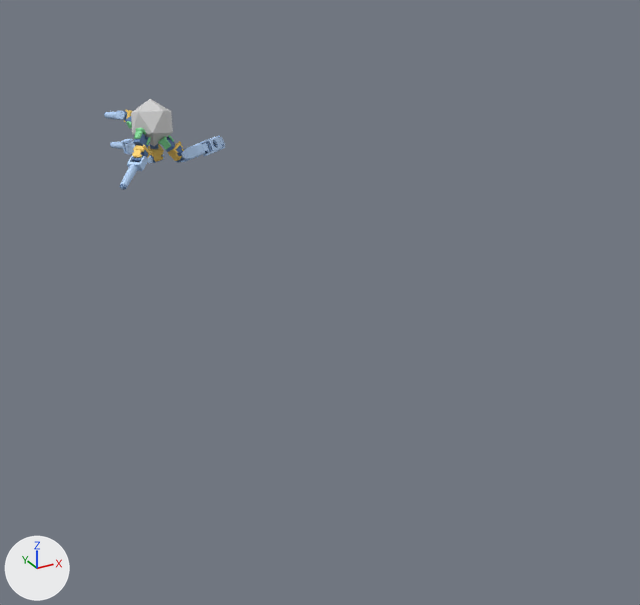
What one commit did to the glTF model models/g0_4422_1_fab.glb.
Camera for both pictures: a 50 mm camera at (-1.19, -2.78, 0.85) aimed at (-0.16, -0.91, -0.08). The axes (+X, +Y, +Z) are drawn at lower left. The lights are the same throughout. The first picture is the older version. Both versions are drawn at frame 428 of the action 'rough30'; the numbers are the values there.

Script lines for the objects in view, before the commit:
```python
ob_body = bpy.data.objects.new('body', None)
ob_body.parent = ob_mujoco_world_zup_to_yup
ob_body.location = (-0.238, -0.198, 0.149)
ob_body.rotation_euler = (0.139, 2.977, -0.943)  # degrees (8, 171, -54)
ob_geom_0 = bpy.data.objects.new('geom_0', me_mesh_0)
ob_geom_0.parent = ob_body
ob_geom_0.location = (0.0, 0.0, 0.0)
ob_leg_0 = bpy.data.objects.new('leg_0', None)
ob_leg_0.parent = ob_mujoco_world_zup_to_yup
ob_leg_0.location = (-0.229, -0.14, 0.174)
ob_leg_0.rotation_euler = (-0.402, 0.0651, 2.955)  # degrees (-23, 3.7, 169)
ob_leg_1 = bpy.data.objects.new('leg_1', None)
ob_leg_1.parent = ob_mujoco_world_zup_to_yup
ob_leg_1.location = (-0.203, -0.146, 0.138)
ob_leg_1.rotation_euler = (0.339, -0.976, 2.257)  # degrees (19, -56, 129)
ob_leg_2 = bpy.data.objects.new('leg_2', None)
ob_leg_2.parent = ob_mujoco_world_zup_to_yup
ob_leg_2.location = (-0.256, -0.198, 0.211)
ob_leg_2.rotation_euler = (-1.488, 0.266, -2.829)  # degrees (-85, 15, -162)
ob_seg_0_1 = bpy.data.objects.new('seg_0_1', None)
ob_seg_0_1.parent = ob_mujoco_world_zup_to_yup
ob_seg_0_1.location = (-0.216, -0.0593, 0.209)
ob_seg_0_1.rotation_euler = (-1.625, 0.0652, 2.955)  # degrees (-93, 3.7, 169)
ob_seg_0_2 = bpy.data.objects.new('seg_0_2', None)
ob_seg_0_2.parent = ob_mujoco_world_zup_to_yup
ob_seg_0_2.location = (-0.225, -0.0642, 0.329)
ob_seg_0_2.rotation_euler = (-1.487, 0.0652, 2.955)  # degrees (-85, 3.7, 169)
ob_seg_0_3 = bpy.data.objects.new('seg_0_3', None)
ob_seg_0_3.parent = ob_mujoco_world_zup_to_yup
ob_seg_0_3.location = (-0.231, -0.053, 0.448)
ob_seg_0_3.rotation_euler = (-1.263, -0.0841, -1.763)  # degrees (-72, -4.8, -101)
ob_seg_2_1 = bpy.data.objects.new('seg_2_1', None)
ob_seg_2_1.parent = ob_mujoco_world_zup_to_yup
ob_seg_2_1.location = (-0.28, -0.198, 0.296)
ob_seg_2_1.rotation_euler = (-1.357, 0.267, -2.829)  # degrees (-78, 15, -162)
```
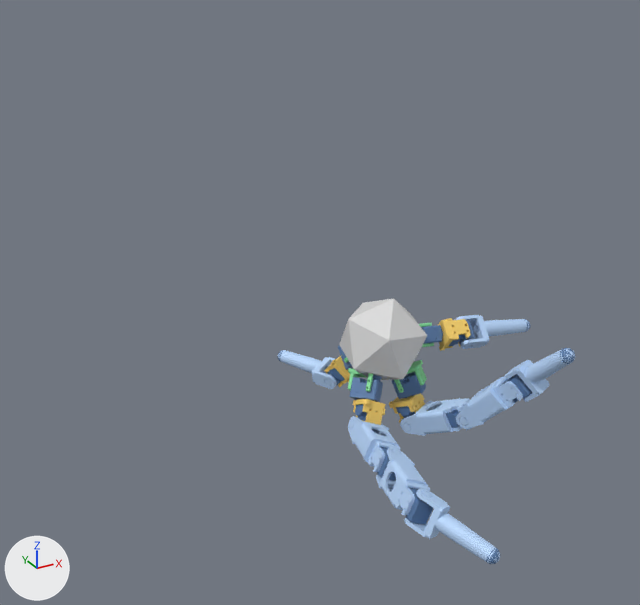
Not drawn themselves, but carrying or shaping drawn objects: ob_body, ob_leg_2, ob_seg_2_1, ob_leg_0, ob_seg_0_1, ob_seg_0_2, ob_seg_0_3, ob_leg_1, ob_seg_1_1, ob_seg_1_2, ob_seg_1_3, ob_leg_3, ob_seg_3_1.

Boxes [x1, y1, x2, y2] around the edits, measured in the pictures (640 x 605 px):
'geom_0', moved, turned
    before: [131, 99, 173, 146]
    after: [339, 298, 427, 380]
'geom_link_vis_1_3', moved, turned
    before: [214, 135, 225, 153]
    after: [404, 488, 500, 564]
'geom_link_vis_1_2', moved, turned
    before: [200, 137, 225, 156]
    after: [376, 447, 434, 519]
'geom_link_vis_0_2', moved
    before: [125, 141, 136, 154]
    after: [456, 377, 523, 429]
'geom_link_vis_1_1', moved, turned
    before: [174, 143, 209, 163]
    after: [348, 416, 401, 472]
'geom_link_vis_0_1', moved, turned
    before: [147, 145, 165, 163]
    after: [400, 398, 473, 436]
'geom_link_vis_0_3', moved, turned
    before: [110, 139, 133, 155]
    after: [504, 348, 575, 402]
'geom_link_vis_2_1', moved, turned
    before: [105, 111, 125, 120]
    after: [454, 315, 530, 349]
'geom_link_vis_3_1', moved, turned
    before: [120, 155, 148, 190]
    after: [278, 350, 337, 389]
'geom_link_vis_2_0', moved, turned
    before: [124, 110, 133, 122]
    after: [438, 318, 471, 351]
'geom_motor_vis_1_0', moved, turned
    before: [166, 137, 175, 152]
    after: [349, 377, 383, 402]
'geom_link_vis_1_0', moved, turned
    before: [168, 141, 184, 161]
    after: [353, 399, 386, 425]
'geom_link_vis_0_0', moved, turned
    before: [148, 144, 164, 162]
    after: [389, 393, 425, 423]
'geom_motor_vis_0_0', moved, turned (mostly hidden before)
    before: [150, 144, 159, 149]
    after: [392, 372, 426, 399]
'geom_motor_vis_1_3', moved, turned (not visible before)
    after: [401, 487, 433, 524]
'geom_link_vis_3_0', moved, turned
    before: [133, 145, 151, 158]
    after: [324, 356, 350, 387]
'geom_rootmount_1', moved, turned
    before: [158, 135, 174, 150]
    after: [348, 368, 373, 392]
'geom_motor_vis_2_0', moved, turned (mostly hidden before)
    before: [125, 116, 132, 122]
    after: [421, 325, 443, 344]
'geom_rootmount_0', moved, turned (not visible before)
    after: [394, 360, 427, 393]
'geom_motor_vis_0_3', moved (not visible before)
    after: [502, 374, 532, 403]
'geom_motor_vis_3_0', moved, turned
    before: [133, 133, 150, 148]
    after: [338, 345, 353, 370]
'geom_motor_vis_3_1', moved, turned
    before: [132, 150, 148, 163]
    after: [326, 368, 345, 385]
'geom_motor_vis_1_1', moved, turned
    before: [176, 146, 184, 162]
    after: [355, 404, 378, 433]
'geom_motor_vis_1_2', moved, turned
    before: [202, 143, 210, 154]
    after: [373, 447, 396, 480]
'geom_motor_vis_2_1', moved, turned (mostly hidden before)
    before: [124, 111, 127, 120]
    after: [449, 320, 475, 346]
'geom_motor_vis_0_1', moved, turned
    before: [150, 155, 163, 163]
    after: [396, 406, 415, 421]
'geom_motor_vis_0_2', moved, turned (not visible before)
    after: [446, 410, 460, 428]
'geom_foot_vis_0', moved, turned (not visible before)
    after: [559, 348, 575, 364]
'geom_rootmount_3', moved, turned (mostly hidden afterwards)
    before: [134, 128, 151, 145]
    after: [344, 357, 349, 363]
'geom_rootmount_2', moved, turned (mostly hidden)
    before: [126, 121, 132, 129]
    after: [419, 323, 434, 347]
'geom_foot_vis_1', moved, turned (not visible before)
    after: [486, 549, 500, 564]
'geom_foot_vis_3', moved, turned
    before: [120, 183, 127, 190]
    after: [277, 350, 284, 362]
'geom_joint_vis_1_0', moved, turned (not visible before)
    after: [373, 375, 382, 380]
'geom_foot_vis_2', moved, turned (not visible before)
    after: [524, 319, 530, 332]

What the commit changed:
Object 'body' (ob_body) moves from (-0.238, -0.198, 0.149) to (-0.44, -0.183, -1.629).
Object 'body' (ob_body) turns from (8, 171, -54) to (-54, -33, 82) degrees about x, y and z.
Object 'leg_2' (ob_leg_2) moves from (-0.256, -0.198, 0.211) to (-0.378, -0.182, -1.643).
Object 'leg_2' (ob_leg_2) turns from (-85, 15, -162) to (-19, -133, 105) degrees about x, y and z.
Object 'seg_2_1' (ob_seg_2_1) moves from (-0.28, -0.198, 0.296) to (-0.291, -0.181, -1.663).
Object 'seg_2_1' (ob_seg_2_1) turns from (-78, 15, -162) to (-14, -133, 105) degrees about x, y and z.
Object 'leg_0' (ob_leg_0) moves from (-0.229, -0.14, 0.174) to (-0.424, -0.126, -1.652).
Object 'leg_0' (ob_leg_0) turns from (-23, 3.7, 169) to (157, -24, -5.5) degrees about x, y and z.
Object 'seg_0_1' (ob_seg_0_1) moves from (-0.216, -0.0593, 0.209) to (-0.402, -0.0456, -1.684).
Object 'seg_0_1' (ob_seg_0_1) turns from (-93, 3.7, 169) to (66, -24, -5.5) degrees about x, y and z.
Object 'seg_0_2' (ob_seg_0_2) moves from (-0.225, -0.0642, 0.329) to (-0.361, -0.0978, -1.784).
Object 'seg_0_3' (ob_seg_0_3) moves from (-0.231, -0.053, 0.448) to (-0.335, -0.185, -1.861).
Object 'seg_0_3' (ob_seg_0_3) turns from (-72, -4.8, -101) to (110, -40, -118) degrees about x, y and z.
Object 'leg_1' (ob_leg_1) moves from (-0.203, -0.146, 0.138) to (-0.468, -0.133, -1.657).
Object 'leg_1' (ob_leg_1) turns from (19, -56, 129) to (153, 14, 23) degrees about x, y and z.
Object 'seg_1_1' (ob_seg_1_1) moves from (-0.153, -0.0741, 0.121) to (-0.508, -0.0636, -1.695).
Object 'seg_1_1' (ob_seg_1_1) turns from (-50, -56, 129) to (93, 14, 23) degrees about x, y and z.
Object 'seg_1_2' (ob_seg_1_2) moves from (-0.0454, -0.0837, 0.172) to (-0.537, -0.0698, -1.812).
Object 'seg_1_2' (ob_seg_1_2) turns from (-135, -21, -106) to (78, 2.5, -67) degrees about x, y and z.
Object 'seg_1_3' (ob_seg_1_3) moves from (0.0445, -0.0769, 0.251) to (-0.562, -0.0747, -1.929).
Object 'seg_1_3' (ob_seg_1_3) turns from (-68, -21, -106) to (113, 2.5, -67) degrees about x, y and z.
Object 'leg_3' (ob_leg_3) moves from (-0.273, -0.155, 0.118) to (-0.452, -0.138, -1.585).
Object 'leg_3' (ob_leg_3) turns from (-130, -131, -2.6) to (-129, -27, -13) degrees about x, y and z.
Object 'seg_3_1' (ob_seg_3_1) moves from (-0.321, -0.0957, 0.0729) to (-0.469, -0.0759, -1.524).
Object 'seg_3_1' (ob_seg_3_1) turns from (-119, -131, -2.4) to (-83, -27, -13) degrees about x, y and z.
